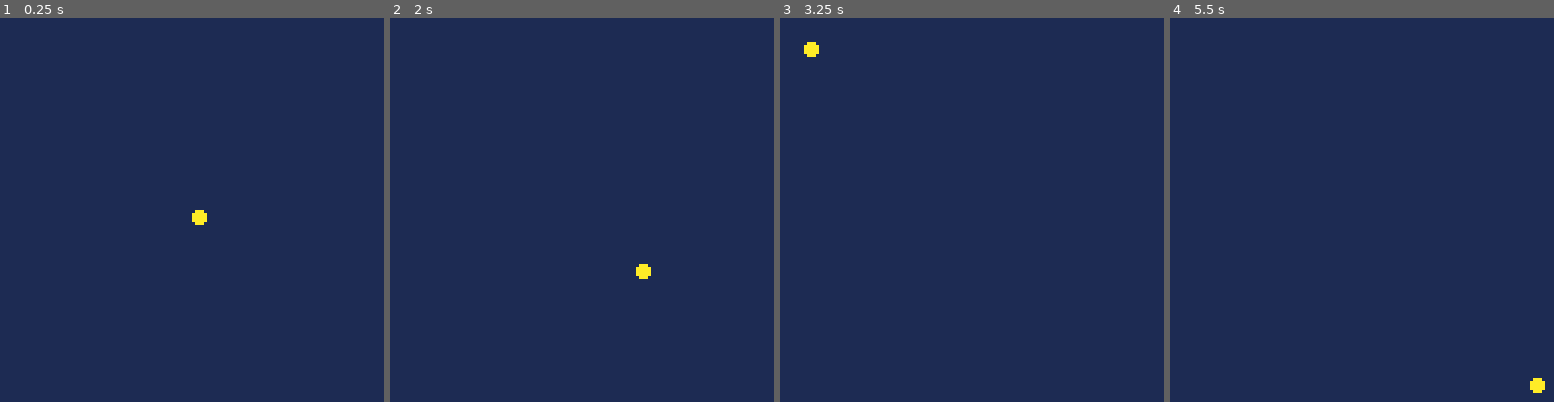
Above: before the commit, frames 1-4 (left to right).
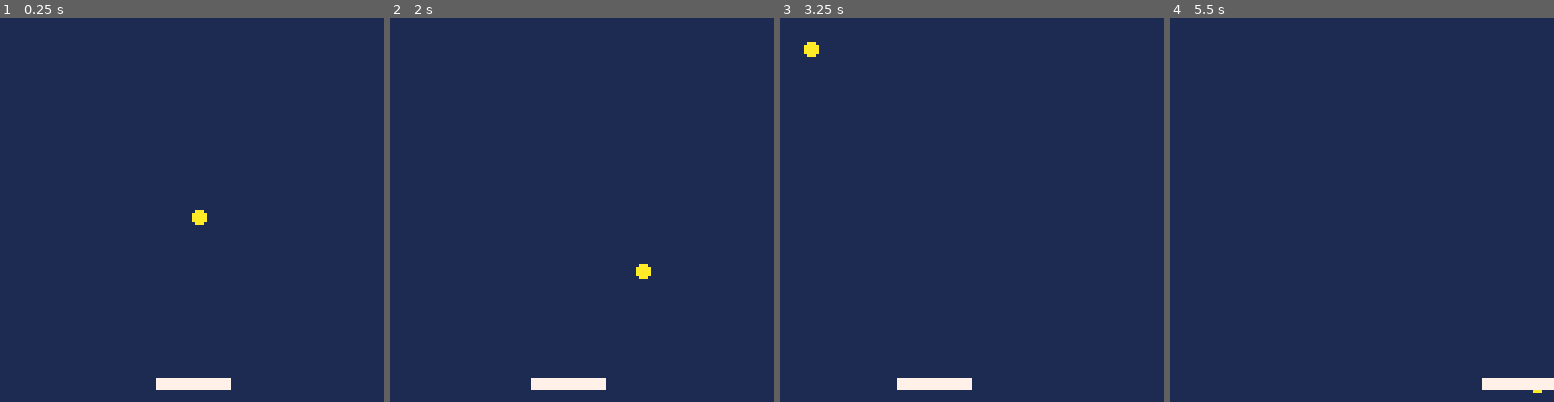
Above: after the commit, the same moments.

Repository: GuilhermeJuventino/Breakout_Clone
Game: PICO-8 cartridge mybreakout.p8
Two runs of this game, one before a commit and one after it. Both use one fixed random seed, a clock stepped at 60 frames per second and the inputs below.
Inputs:
- Up to frame 1 (0.25 s): no input
- Up to frame 2 (2 s): hold Left from 1.97 s (still down)
- Up to frame 3 (3.25 s): release Left at 2.37 s; hold Right from 2.87 s (still down)
- Up to frame 4 (5.5 s): release Right at 3.53 s; hold Right 4.13-4.53 s; hold Left from 5.13 s (still down)

The runs differ from the first frame. In frame 1, 0.6% of the frame differs, in the area x 40-61%, y 93-97%; in frame 2, 0.6%; in frame 3, 0.6%; in frame 4, 0.6%.

Commit message:
Started working on collisions

Diff:
--- a/mybreakout.p8
+++ b/mybreakout.p8
@@ -7,14 +7,41 @@
 ball_dy = 2
 ball_r = 2
 
+pad_x = 52
+pad_y = 120
+pad_dx = 0
+pad_w = 24
+pad_h = 3
+
 
 function _init()
 	cls()
 end
 
+
 function _update()
+	buttpress = false
+	if btn(0) then
+		--left
+		pad_dx = -5
+		buttpress = true
+	end
+
+	if btn(1) then
+		--right
+		pad_dx = 5
+		buttpress = true
+	end
+
+	if not(buttpress) then
+		pad_dx /= 1.7
+	end
+
+	pad_x += pad_dx
+
 	ball_x += ball_dx
 	ball_y += ball_dy
+
 
 	if ball_x > 127 or ball_x < 0 then
 		ball_dx = -ball_dx
@@ -26,13 +53,31 @@
 		sfx(0)
 	end
 
+	if ball_box(pad_x,pad_y,pad_w,pad_h) then
+		--handle collision
+	end
 end
+
 
 function _draw()
 	rectfill(0,0,127,127,1)
 	circfill(ball_x,ball_y,ball_r,10)
+	rectfill(pad_x,pad_y,pad_x+pad_w,pad_y+pad_h,7)
 end
 
+
+function ball_box(box_x,box_y,box_w,box_h)
+	if ball_y - ball_r > box_y + box_h then
+		return false
+	end
+
+	if ball_y + ball_r < box_y then
+		return false
+	end
+
+
+	return true
+end
 __gfx__
 00000000000000000000000000000000000000000000000000000000000000000000000000000000000000000000000000000000000000000000000000000000
 00000000000000000000000000000000000000000000000000000000000000000000000000000000000000000000000000000000000000000000000000000000
Not shown, changed: the sound effects (__sfx__) section of mybreakout.p8
